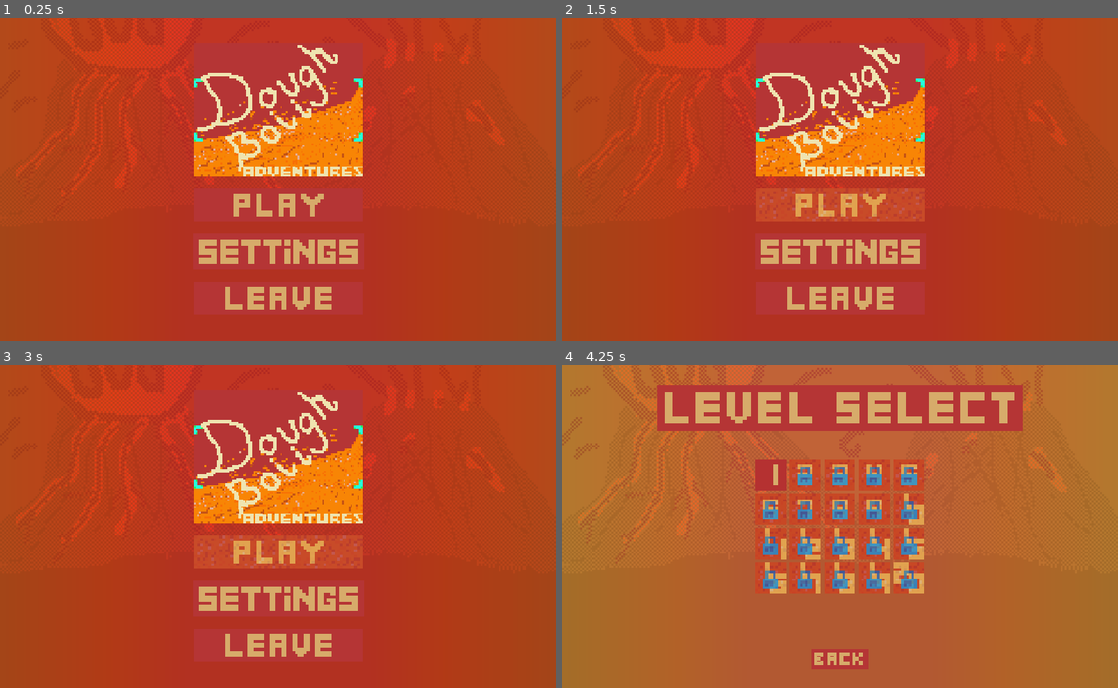
Above: before the commit, frames 1-4 (two rows, left to right).
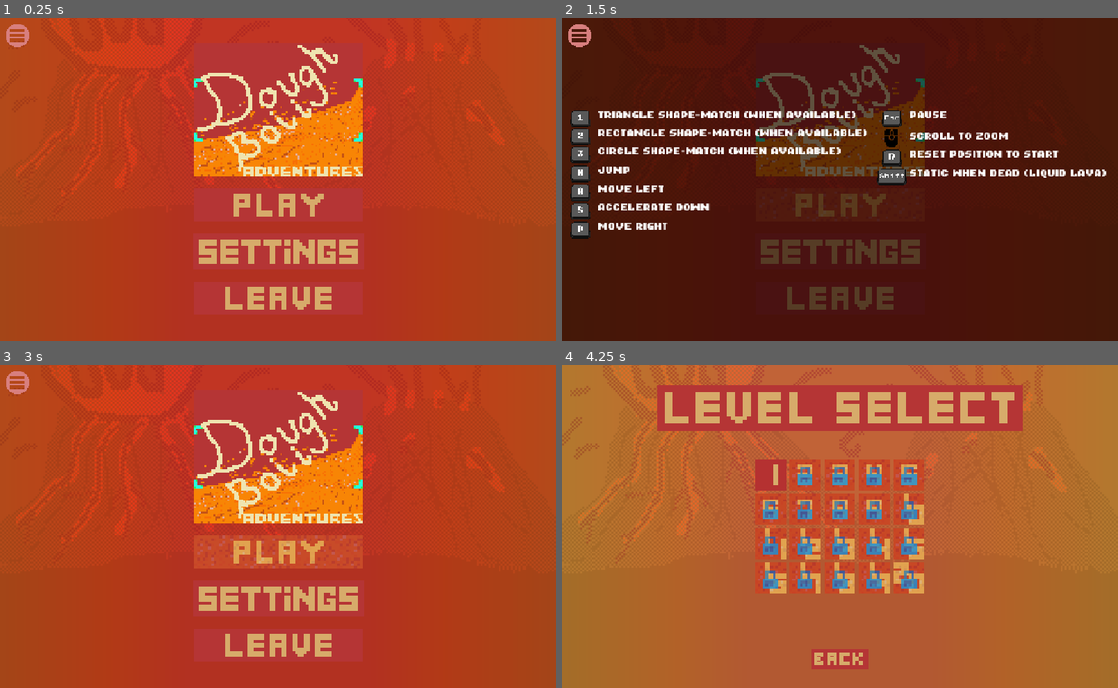
Above: after the commit, the same moments.

Repository: Yaheeha-Baheeha/rock-hard
Game: Godot game, scene res://menu.tscn
Same seed, same stepped clock (60 frames per second), same inputs: the game is played once before the commit and once after it. Sound files missing from this copy of the repository are replaced by a short silence.
Inputs (mouse positions are in pixels of both pictures, inside the frame that each line leads up to):
- Up to frame 1 (0.25 s): no input
- Up to frame 2 (1.5 s): click (578, 34) at 0.52 s; click (840, 205) at 1.25 s
- Up to frame 3 (3 s): click (278, 658) at 2 s; click (278, 552) at 2.75 s
- Up to frame 4 (4.25 s): tap Enter (ui_accept) at 3.5 s; move the mouse to (962, 510) at 3.52 s; hold D (right) from 3.53 s (still down); hold Space (jump) from 3.53 s (still down); click (962, 510) at 3.67 s

The runs differ from the first frame. In frame 1, 0.2% of the frame differs, in the area x 1-6%, y 1-10%; in frame 2, 100%, in the area x 0-100%, y 0-100%; in frame 3, 0.2%; in frame 4, nothing differs.

Commit message:
added controls screen
just info

Diff:
--- a/menu.gd
+++ b/menu.gd
@@ -13,6 +13,7 @@
 @onready var env_slider: HSlider = $Settings/BoxContainer/Audio/HSlider3
 @onready var player_slider: HSlider = $Settings/BoxContainer/Audio/HSlider4
 @onready var music_slider: HSlider = $Settings/BoxContainer/Audio/HSlider5
+@onready var controls: ColorRect = $Controls
 
 func _ready() -> void:
 	_init_settings()
@@ -106,3 +107,10 @@
 		gm._apply_bus_volume(bus_name, linear_value)
 		gm.settings_data[setting_key] = linear_value
 		gm.save_game()
+
+
+func _on_conrtols_button_pressed() -> void:
+	if controls.visible:
+		controls.visible = false
+	else:
+		controls.visible = true
--- a/menu.tscn
+++ b/menu.tscn
@@ -24,6 +24,18 @@
 [ext_resource type="Shader" uid="uid://da22m11jfmmi8" path="res://ColorBlindlters.gdshader" id="21_td6mg"]
 [ext_resource type="AudioStream" uid="uid://b1i216jjru8e5" path="res://sounds/hover.wav" id="23_oil5j"]
 [ext_resource type="AudioStream" uid="uid://d0mpkctmjaa0k" path="res://sounds/click.wav" id="24_8uog0"]
+[ext_resource type="Texture2D" uid="uid://q6ig30ja0svu" path="res://Textures/controlicons/button_menu.png" id="25_k5x1w"]
+[ext_resource type="Texture2D" uid="uid://bc0rxwugxie2w" path="res://Textures/controlicons/1-Key.png" id="26_c8pol"]
+[ext_resource type="Texture2D" uid="uid://bw1xnkuqng78f" path="res://Textures/controlicons/2-Key.png" id="27_xisss"]
+[ext_resource type="Texture2D" uid="uid://dnkpccovacpf5" path="res://Textures/controlicons/3-Key.png" id="28_5e35a"]
+[ext_resource type="Texture2D" uid="uid://o55plu5x0t8j" path="res://Textures/controlicons/W-Key.png" id="29_snj3a"]
+[ext_resource type="Texture2D" uid="uid://cbaep1yrjxcos" path="res://Textures/controlicons/A-Key.png" id="30_c770m"]
+[ext_resource type="Texture2D" uid="uid://bv86u4sr146go" path="res://Textures/controlicons/S-Key.png" id="31_w0s3i"]
+[ext_resource type="Texture2D" uid="uid://jbwp2pcq7p72" path="res://Textures/controlicons/D-Key.png" id="32_3kqnc"]
+[ext_resource type="Texture2D" uid="uid://xnryvkk3uvd2" path="res://Textures/controlicons/Esc-Key.png" id="33_lo2je"]
+[ext_resource type="Texture2D" uid="uid://4sc60qyvwyus" path="res://Textures/controlicons/mouse_middle_click.png" id="34_28d1b"]
+[ext_resource type="Texture2D" uid="uid://d028tn0pygwv0" path="res://Textures/controlicons/R-Key.png" id="35_bhlom"]
+[ext_resource type="Texture2D" uid="uid://c6ejqmer8k2ch" path="res://Textures/controlicons/Shift-Key.png" id="36_x5sqb"]
 
 [sub_resource type="LabelSettings" id="LabelSettings_oil5j"]
 font = ExtResource("17_guify")
@@ -298,7 +310,169 @@
 stream = ExtResource("24_8uog0")
 bus = &"SFX"
 
+[node name="ConrtolsButton" type="TextureButton" parent="." unique_id=646452321]
+modulate = Color(0.84705883, 0.49803922, 0.49411765, 1)
+z_index = 2
+layout_mode = 0
+offset_left = 12.0
+offset_top = 12.0
+offset_right = 524.0
+offset_bottom = 524.0
+scale = Vector2(0.095, 0.095)
+texture_normal = ExtResource("25_k5x1w")
+
+[node name="Controls" type="ColorRect" parent="." unique_id=801413290]
+visible = false
+layout_mode = 1
+anchors_preset = 15
+anchor_right = 1.0
+anchor_bottom = 1.0
+offset_left = -232.00002
+offset_top = -10.0
+offset_right = -232.0
+offset_bottom = -10.0
+grow_horizontal = 2
+grow_vertical = 2
+scale = Vector2(1.305, 1.305)
+mouse_filter = 2
+color = Color(0.0627451, 0, 0, 0.64705884)
+
+[node name="1Key" type="Sprite2D" parent="Controls" unique_id=107450132]
+position = Vector2(207, 166)
+texture = ExtResource("26_c8pol")
+
+[node name="Label" type="Label" parent="Controls/1Key" unique_id=2125758483]
+offset_left = 29.015354
+offset_top = -11.0
+offset_right = 457.01535
+offset_bottom = 18.0
+text = "Triangle Shape-Match (When Available)"
+label_settings = SubResource("LabelSettings_oil5j")
+
+[node name="2Key" type="Sprite2D" parent="Controls" unique_id=546485592]
+position = Vector2(207, 195)
+texture = ExtResource("27_xisss")
+
+[node name="Label" type="Label" parent="Controls/2Key" unique_id=439021088]
+offset_left = 29.015354
+offset_top = -11.0
+offset_right = 475.01535
+offset_bottom = 18.0
+text = "Rectangle Shape-Match (When Available)"
+label_settings = SubResource("LabelSettings_oil5j")
+
+[node name="3Key" type="Sprite2D" parent="Controls" unique_id=843910850]
+position = Vector2(207, 224)
+texture = ExtResource("28_5e35a")
+
+[node name="Label" type="Label" parent="Controls/3Key" unique_id=530672401]
+offset_left = 29.015354
+offset_top = -11.0
+offset_right = 433.01535
+offset_bottom = 18.0
+text = "Circle Shape-Match (When Available)"
+label_settings = SubResource("LabelSettings_oil5j")
+
+[node name="WKey" type="Sprite2D" parent="Controls" unique_id=1123411811]
+position = Vector2(207, 254)
+texture = ExtResource("29_snj3a")
+
+[node name="Label" type="Label" parent="Controls/WKey" unique_id=913982830]
+offset_left = 29.015354
+offset_top = -11.0
+offset_right = 97.01535
+offset_bottom = 18.0
+text = "jump"
+label_settings = SubResource("LabelSettings_oil5j")
+
+[node name="AKey" type="Sprite2D" parent="Controls" unique_id=684401073]
+position = Vector2(207, 284)
+texture = ExtResource("30_c770m")
+
+[node name="Label" type="Label" parent="Controls/AKey" unique_id=1046541588]
+offset_left = 29.015354
+offset_top = -11.0
+offset_right = 151.01535
+offset_bottom = 18.0
+text = "Move Left"
+label_settings = SubResource("LabelSettings_oil5j")
+
+[node name="SKey" type="Sprite2D" parent="Controls" unique_id=1301625713]
+position = Vector2(207, 314)
+texture = ExtResource("31_w0s3i")
+
+[node name="Label" type="Label" parent="Controls/SKey" unique_id=1643663292]
+offset_left = 29.015354
+offset_top = -11.0
+offset_right = 223.01535
+offset_bottom = 18.0
+text = "Accelerate Down"
+label_settings = SubResource("LabelSettings_oil5j")
+
+[node name="DKey" type="Sprite2D" parent="Controls" unique_id=1076168044]
+position = Vector2(207, 344)
+texture = ExtResource("32_3kqnc")
+
+[node name="Label" type="Label" parent="Controls/DKey" unique_id=1656215968]
+offset_left = 29.015354
+offset_top = -11.0
+offset_right = 157.01535
+offset_bottom = 18.0
+text = "Move Right"
+label_settings = SubResource("LabelSettings_oil5j")
+
+[node name="EscKey" type="Sprite2D" parent="Controls" unique_id=2024040889]
+position = Vector2(703, 166)
+texture = ExtResource("33_lo2je")
+
+[node name="Label" type="Label" parent="Controls/EscKey" unique_id=1044878584]
+offset_left = 29.015354
+offset_top = -11.0
+offset_right = 105.01535
+offset_bottom = 18.0
+text = "PaUSE"
+label_settings = SubResource("LabelSettings_oil5j")
+
+[node name="MouseMiddleClick" type="Sprite2D" parent="Controls" unique_id=2045107435]
+position = Vector2(702.99994, 200.00002)
+scale = Vector2(0.058, 0.058)
+texture = ExtResource("34_28d1b")
+
+[node name="Label" type="Label" parent="Controls" unique_id=1143711222]
+layout_mode = 0
+offset_left = 732.0154
+offset_top = 189.00002
+offset_right = 906.0154
+offset_bottom = 218.00002
+text = "SCROLL TO zOOM"
+label_settings = SubResource("LabelSettings_oil5j")
+
+[node name="RKey" type="Sprite2D" parent="Controls" unique_id=240110181]
+position = Vector2(703, 229)
+texture = ExtResource("35_bhlom")
+
+[node name="Label" type="Label" parent="Controls/RKey" unique_id=183677589]
+offset_left = 29.015354
+offset_top = -11.0
+offset_right = 283.01535
+offset_bottom = 18.0
+text = "Reset Position to start"
+label_settings = SubResource("LabelSettings_oil5j")
+
+[node name="ShiftKey" type="Sprite2D" parent="Controls" unique_id=1058190912]
+position = Vector2(703, 259)
+texture = ExtResource("36_x5sqb")
+
+[node name="Label" type="Label" parent="Controls/ShiftKey" unique_id=490224754]
+offset_left = 29.015354
+offset_top = -11.0
+offset_right = 359.01535
+offset_bottom = 18.0
+text = "Static when Dead (liquid lava)"
+label_settings = SubResource("LabelSettings_oil5j")
+
 [connection signal="pressed" from="VBoxContainer/PlayButton" to="." method="_on_play_pressed"]
 [connection signal="pressed" from="VBoxContainer/Settings" to="." method="_on_settings_pressed"]
 [connection signal="pressed" from="VBoxContainer/QuitButton" to="." method="_on_quit_pressed"]
 [connection signal="pressed" from="Settings/Back2" to="." method="_on_back_2_pressed"]
+[connection signal="pressed" from="ConrtolsButton" to="." method="_on_conrtols_button_pressed"]
Binary file added: Textures/controlicons/1-Key.png
Not shown, added: Textures/controlicons/1-Key.png.import
Binary file added: Textures/controlicons/2-Key.png
Not shown, added: Textures/controlicons/2-Key.png.import
Binary file added: Textures/controlicons/3-Key.png
Not shown, added: Textures/controlicons/3-Key.png.import
Binary file added: Textures/controlicons/A-Key.png
Not shown, added: Textures/controlicons/A-Key.png.import
Binary file added: Textures/controlicons/D-Key.png
Not shown, added: Textures/controlicons/D-Key.png.import
Binary file added: Textures/controlicons/Esc-Key.png
Not shown, added: Textures/controlicons/Esc-Key.png.import
(and 12 more such lines)
